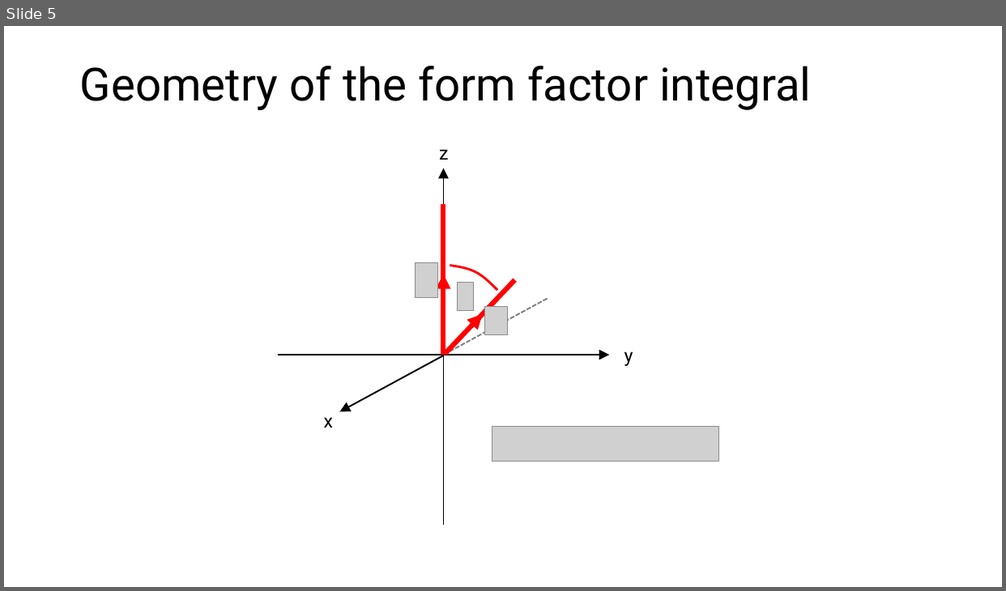
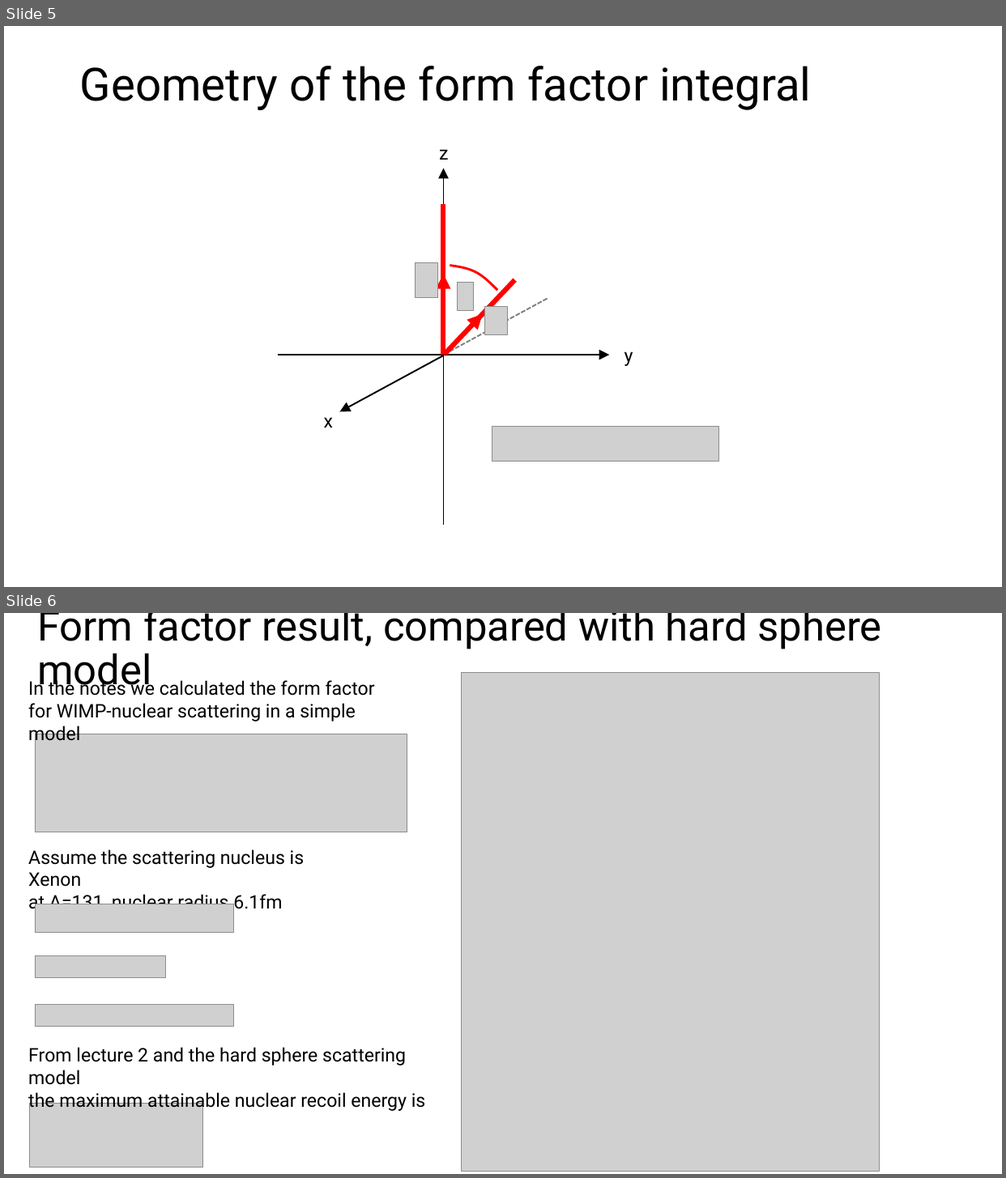
Before and after one commit to eddaw1/dark_matter_course, a slide deck: chapter3/lecture_3_illustrations.pptx. Shown one above the other, each under a label of ours: slide 5 before the commit, slides 5 and 6 after it. The pictures are 1006x591 and 1006x1178 pixels, drawn with LibreOffice and Linux fonts; fonts in the diff are those of the drawing; grey boxes stand for pictures. Boxes give left, top, right and bottom in pixels: in the first picture for what was removed or moved away, otherwise in the second. Text is boxed around its words. In the diff, an @@ line names an element or a change of style, - is before the commit and + after.

```diff
--- a/chapter3/lecture_3_illustrations.pptx
+++ b/chapter3/lecture_3_illustrations.pptx
@@ slide 6 added at (4, 613, 1002, 1174), background #FFFFFF @@
@@ title added at (37, 613, 881, 695), 39.6 pt, text #000000 @@
+Form factor result, compared with hard sphere model
@@ text added at (28, 679, 375, 722), 18 pt, text #000000 @@
+In the notes we calculated the form factor
+for WIMP-nuclear scattering in a simple model
@@ picture added at (462, 673, 879, 1172) @@
@@ picture added at (35, 735, 407, 833) @@
@@ text added at (28, 850, 305, 913), 18 pt, text #000000 @@
+Assume the scattering nucleus is Xenon
+at A=131, nuclear radius 6.1fm
@@ picture added at (35, 905, 234, 933) @@
@@ picture added at (35, 956, 166, 978) @@
@@ picture added at (35, 1004, 234, 1027) @@
@@ text added at (28, 1047, 426, 1111), 18 pt, text #000000 @@
+From lecture 2 and the hard sphere scattering model
+the maximum attainable nuclear recoil energy is
@@ picture added at (30, 1104, 203, 1168) @@
```
Also in this commit, not shown: 1 other slide added.
